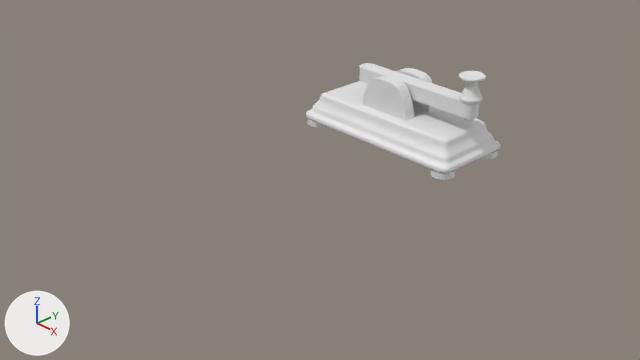
Before and after pictures for a commit that changed the Blender file models/telegrafo.blend.
Camera for both pictures: the file's camera 'Camera'. Every picture has the same lights, and +X, +Y and +Z are marked at lower left.
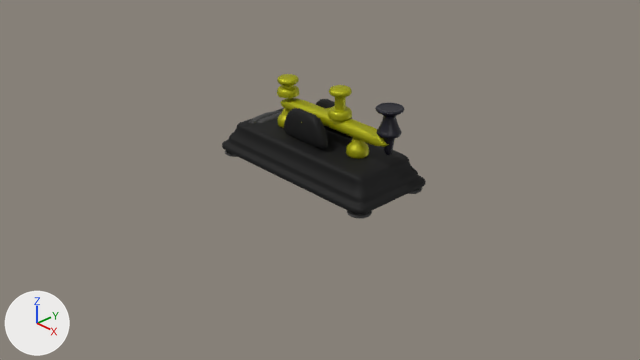
The change, as a diff of the scene's bpy script:
```diff
--- a/models/telegrafo.blend.py
+++ b/models/telegrafo.blend.py
@@ mat_black_rough @@
+mat_black_rough = principled_material('Black Rough')
+mat_black_rough.base_color = (0.0056, 0.0056, 0.0056)  # black #111111
+mat_black_rough.metallic = 0.294
+mat_black_rough.roughness = 0.724
@@ me_cube_001 @@
-me_cube_001.from_pydata(...)  # 354 vertices, 352 faces; spans x -1.3..1.3, y -0.6..0.6, z -0.17..0.21
+me_cube_001.from_pydata(...)  # 2214 vertices, 1836 faces, 1 loose edge; spans x -1.3..1.31, y -0.6..0.6, z -0.26..0.99
+# me_cube_001 part 1: a new loose piece, a 32-sided cylinder along z spanning x 0.997..1.29, y 0.297..0.59, z -0.254..-0.169, in mat_zampette (dark grey #464646)
+# me_cube_001 part 2: a new loose piece, a 32-sided cylinder along z spanning x 0.984..1.29, y -0.591..-0.285, z -0.256..-0.167, in mat_zampette (dark grey #464646)
+# me_cube_001 part 3: 1540 vertices added at x -1.08..1.31, y -0.33..0.32, z 0.16..0.99
+# me_cube_001 part 4: 352 faces spanning x -1.3..1.3, y -0.6..0.6, z -0.17..0.21 switch from no material to mat_black_rough (black #111111)
+me_cube_001.materials.append(mat_zampette)  # dark grey #464646
+me_cube_001.materials.append(mat_gold)  # yellow #b1b100
+me_cube_001.materials.append(mat_black)  # black #010015
+me_cube_001.materials.append(mat_black_rough_001)  # black #111111
@@ ob_cylinder @@
-ob_cylinder = bpy.data.objects.new('Cylinder', me_cylinder_002)
@@ ob_cube @@
 ob_cube = bpy.data.objects.new('Cube', me_cube_001)
-ob_cube.location = (-0.01, 1.5, 0.313)
+ob_cube.location = (0.0, 0.0, 0.3)
 _m = ob_cube.modifiers.new('Subdivision', 'SUBSURF')
@@ ob_circle_001 @@
-ob_circle_001 = bpy.data.objects.new('Circle.001', me_circle_001)
@@ ob_circle @@
-ob_circle = bpy.data.objects.new('Circle', me_circle)
@@ ob_circle_002 @@
-ob_circle_002 = bpy.data.objects.new('Circle.002', me_circle_002)
@@ ob_cylinder_001 @@
-ob_cylinder_001 = bpy.data.objects.new('Cylinder.001', me_cylinder)
```

Pixel boxes [x1, y1, x2, y2] of what changed, in the pictures (640 x 360 px):
'Cube', reshaped, moved (57% taller)
    before: [306, 81, 500, 173]
    after: [222, 74, 426, 219]
'Circle', deleted
    before: [359, 63, 479, 119]
'Circle.001', deleted
    before: [362, 68, 437, 121]
'Circle.002', deleted
    before: [459, 71, 486, 122]
'Cylinder', deleted
    before: [308, 118, 498, 180]
'Cylinder.001', deleted
    before: [381, 86, 389, 97]
part 1 of me_cube_001, added
    after: [408, 187, 422, 194]
part 2 of me_cube_001, added
    after: [347, 210, 372, 219]
part 3 of me_cube_001, added
    after: [249, 74, 404, 159]
part 4 of me_cube_001, recoloured
    before: [306, 81, 500, 173]
    after: [222, 108, 426, 214]
